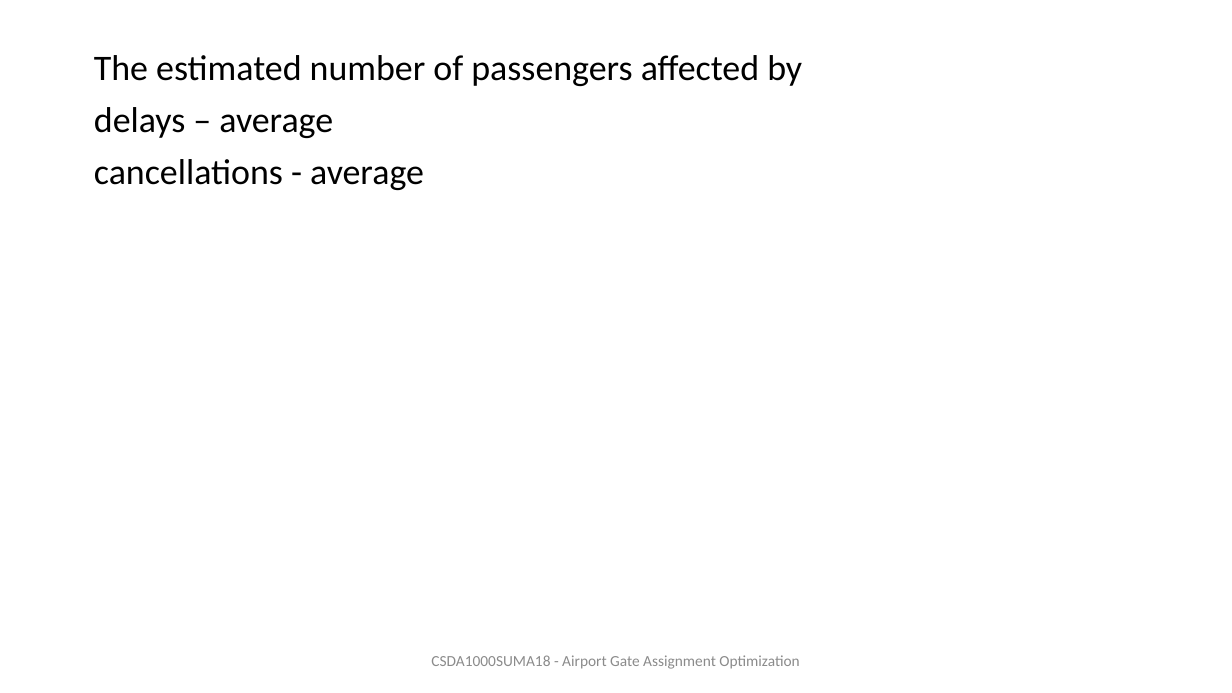
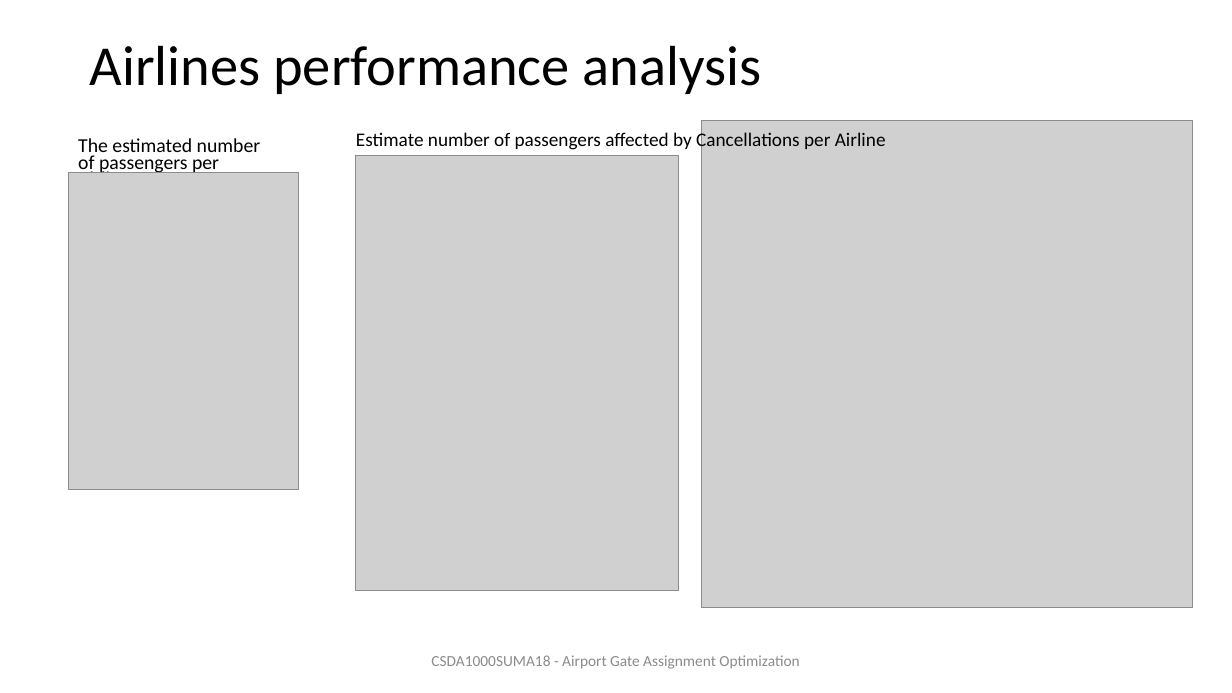
Before and after one commit to ivbsoftware/big-data-final, a slide deck: slide 10 of docs/slideshow/draft-Final Presentation.pptx (slide 11 before the commit). Drawn at 1232x693 pixels with LibreOffice and Linux fonts; fonts in the diff are those of the drawing; grey boxes stand for pictures. Boxes give left, top, right and bottom in pixels: in the first picture for what was removed or moved away, otherwise in the second. Text is boxed around its words. In the diff, an @@ line names an element or a change of style, - is before the commit and + after.

Commit message:
updated slideshow - Diana&Kate/uploaded excel
Airlines performance analysis

```diff
--- a/docs/slideshow/draft-Final Presentation.pptx
+++ b/docs/slideshow/draft-Final Presentation.pptx
@@ title added at (90, 45, 762, 94), 44 pt, text #000000 @@
+Airlines performance analysis
@@ text at (78, 138, 260, 174): text changed; size 28 to 15.4 pt @@
-The estimated number of passengers aﬀected by
-delays – average
-cancellations - average
+The estimated number of passengers per Airline
@@ text added at (356, 130, 886, 151), 15 pt, text #000000 @@
+Estimate number of passengers affected by Cancellations per Airline
@@ picture added at (701, 121, 1192, 607) @@
@@ picture added at (69, 173, 299, 489) @@
@@ picture added at (356, 155, 678, 591) @@
```
Also in this commit, not shown: 10 other slides changed, 1 slide added, 1 slide removed, 1 other file.
